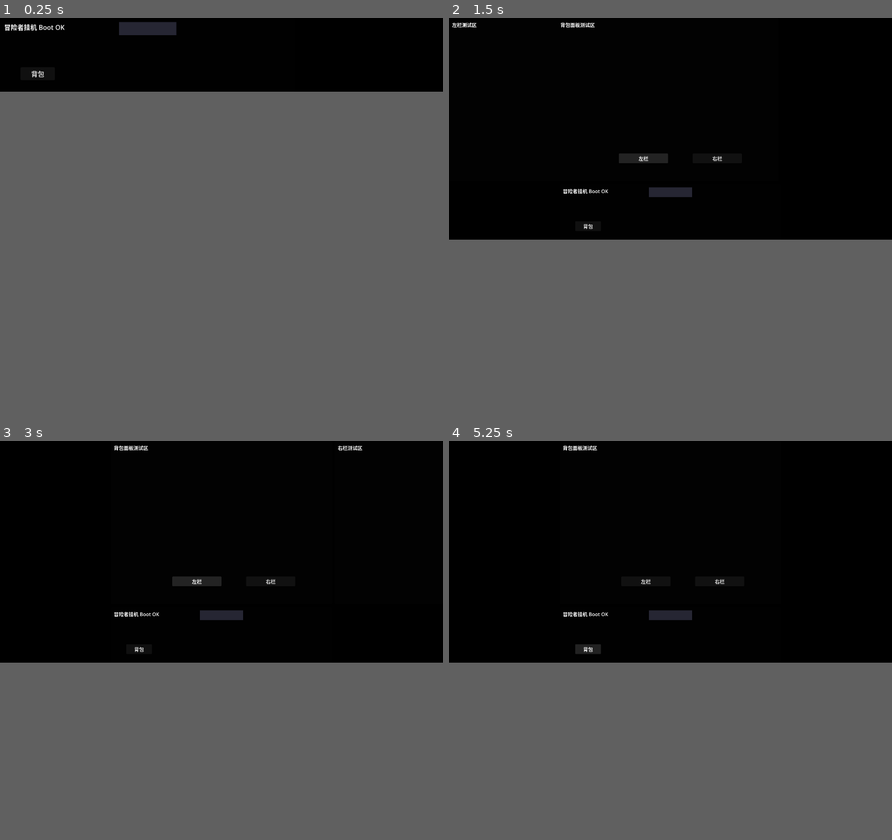
Above: before the commit, frames 1-4 (two rows, left to right).
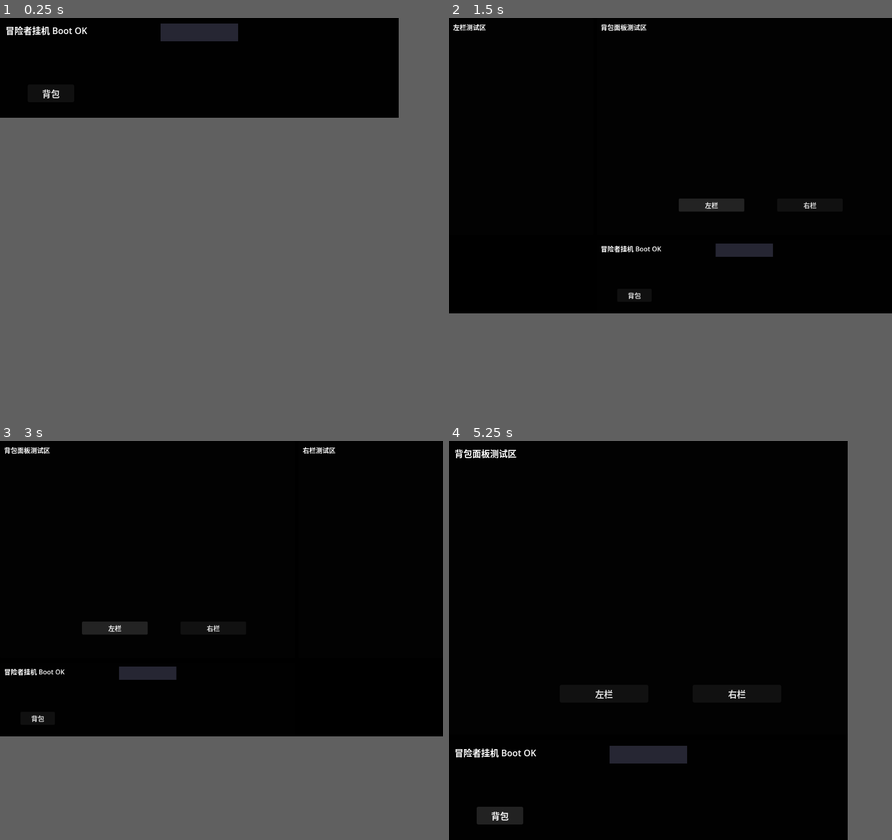
Above: after the commit, the same moments.

Repository: xiaowei2016/roguefall
Game: Godot game, scene res://scenes/main.tscn
Same seed, same stepped clock (60 frames per second), same inputs: the game is played once before the commit and once after it.
Inputs:
- Up to frame 1 (0.25 s): no input
- Up to frame 2 (1.5 s): click "背包" at 0.5 s; click "左栏" at 1.25 s
- Up to frame 3 (3 s): click "右栏" at 2 s; click "左栏" at 2.75 s
- Up to frame 4 (5.25 s): click "右栏" at 3.5 s; click "背包" at 4.25 s; click "背包" at 5 s
In frame 1 the window is 800x133 before the commit and 720x180 after it. Grey fills any space a smaller window leaves; there, only what the larger window draws over its background counts as a difference.

The runs differ from the first frame. In frame 1, 1.4% of the frame differs, in the area x 1-54%, y 0-21%; in frame 2, 2.0%; in frame 3, 2.0%; in frame 4, 2.3%, in the area x 1-67%, y 1-97%.

Commit message:
fix: align native dock layout with battle bar

Diff:
--- a/scripts/main.gd
+++ b/scripts/main.gd
@@ -1,25 +1,13 @@
 extends Control
 
-# 布局常量
-const _LEFT_W := 352
-const _LEFT_H := 530
-const _CENTER_W := 720
-const _CENTER_H := 530
-const _RIGHT_W := 352
-const _RIGHT_H := 530
+# === 统一布局常量 ===
 const _BATTLE_W := 720
 const _BATTLE_H := 180
-const _GAP_H := 8
-const _GAP_V := 10
-const _FULL_W := 1440  # _LEFT_W + _RIGHT_W + _CENTER_W + 2*_GAP_H
-const _FULL_H := 720  # _LEFT_H + _BATTLE_H + _GAP_V
-const _COMPACT_W := 1080
-const _COMPACT_H := 180
-
-const _CENTER_X := _LEFT_W + _GAP_H
-const _RIGHT_X := _CENTER_X + _CENTER_W + _GAP_H
-const _BATTLE_X := _LEFT_W + _GAP_H
-const _BATTLE_Y := _LEFT_H + _GAP_V
+const _PANEL_W := 352
+const _PANEL_H := 540
+const _CENTER_W := 720
+const _CENTER_H := 540
+const _GAP := 8
 
 enum Mode { BATTLE_ONLY, CENTER_BATTLE, LEFT_CENTER_BATTLE, CENTER_RIGHT_BATTLE, FULL }
 
@@ -34,7 +22,7 @@
 	win.always_on_top = true
 	win.unresizable = true
 	win.transparent = true
-	win.size = Vector2i(_COMPACT_W, _COMPACT_H)
+	win.size = Vector2i(_BATTLE_W, _BATTLE_H)
 	win.position = Vector2i(100, 100)
 	win.mouse_passthrough = false
 
@@ -45,135 +33,191 @@
 
 	# 初始化
 	_apply_passthrough()
+	_log_layout()
 	print("冒险者挂机 Boot OK")
 
 
-# --- 原生 polygon：每个模式生成真实 PackedVector2Array ---
+# === Polygon：从可见 Control 的 Rect2 推导，禁止魔法数字 ===
 func _apply_passthrough() -> void:
-	var poly: PackedVector2Array
-
-	match _current_mode:
-		Mode.BATTLE_ONLY:
-			# BattleBar (0,0)-(BATTLE_W,BATTLE_H) 在紧凑窗口中
-			poly = PackedVector2Array([
-				Vector2(0, 0),
-				Vector2(_BATTLE_W, 0),
-				Vector2(_BATTLE_W, _BATTLE_H),
-				Vector2(0, _BATTLE_H),
+	var panel_root := $PanelRoot
+	var rects: Array[Rect2] = []
+
+	for name in ["LeftPanel", "CenterPanel", "RightPanel", "BattleBar"]:
+		var p := panel_root.get_node(name) as Control
+		if p and p.visible:
+			rects.append(Rect2(p.position, p.size))
+
+	var poly := _rects_to_polygon(rects)
+	get_window().mouse_passthrough_polygon = poly
+
+
+func _rects_to_polygon(rects: Array[Rect2]) -> PackedVector2Array:
+	if rects.is_empty():
+		return PackedVector2Array()
+
+	# 单矩形
+	if rects.size() == 1:
+		var r := rects[0]
+		return PackedVector2Array([
+			r.position,
+			Vector2(r.end.x, r.position.y),
+			r.end,
+			Vector2(r.position.x, r.end.y),
+		])
+
+	# 两矩形且对齐（矩形叠加）：如 CenterBattle
+	if rects.size() == 2:
+		var r1 := rects[0]
+		var r2 := rects[1]
+		if is_equal_approx(r1.position.x, r2.position.x) and is_equal_approx(r1.size.x, r2.size.x):
+			var m := r1.merge(r2)
+			return PackedVector2Array([
+				m.position,
+				Vector2(m.end.x, m.position.y),
+				m.end,
+				Vector2(m.position.x, m.end.y),
 			])
-		Mode.CENTER_BATTLE:
-			# CenterPanel + BattleBar 720×720 @ (_CENTER_X,0)
-			poly = PackedVector2Array([
-				Vector2(_CENTER_X, 0),
-				Vector2(_CENTER_X + _CENTER_W, 0),
-				Vector2(_CENTER_X + _CENTER_W, _FULL_H),
-				Vector2(_CENTER_X, _FULL_H),
-			])
-		Mode.LEFT_CENTER_BATTLE:
-			# 左栏+中栏+底部中间的 L/T 形
-			var center_right := _LEFT_W + _CENTER_W   # 1072
-			var battle_right := _BATTLE_X + _BATTLE_W  # 1080
-			poly = PackedVector2Array([
-				Vector2(0, 0),
-				Vector2(center_right, 0),
-				Vector2(center_right, _LEFT_H),
-				Vector2(battle_right, _LEFT_H),
-				Vector2(battle_right, _FULL_H),
-				Vector2(_BATTLE_X, _FULL_H),
-				Vector2(_BATTLE_X, _LEFT_H),
-				Vector2(0, _LEFT_H),
-			])
-		Mode.CENTER_RIGHT_BATTLE:
-			# 中栏+右栏+底部中间的 L/T 形
-			var battle_right := _BATTLE_X + _BATTLE_W  # 1080
-			poly = PackedVector2Array([
-				Vector2(_CENTER_X, 0),
-				Vector2(_FULL_W, 0),
-				Vector2(_FULL_W, _LEFT_H),
-				Vector2(battle_right, _LEFT_H),
-				Vector2(battle_right, _FULL_H),
-				Vector2(_CENTER_X, _FULL_H),
-			])
-		Mode.FULL:
-			# 三栏顶部 + 底部中间战斗条的 T 形
-			# 形状等价: [(0,0),(1440,0),(1440,540),(1080,540),(1080,720),(360,720),(360,540),(0,540)]
-			var battle_right := _BATTLE_X + _BATTLE_W  # 1080
-			poly = PackedVector2Array([
-				Vector2(0, 0),
-				Vector2(_FULL_W, 0),
-				Vector2(_FULL_W, _BATTLE_Y),
-				Vector2(battle_right, _BATTLE_Y),
-				Vector2(battle_right, _FULL_H),
-				Vector2(_BATTLE_X, _FULL_H),
-				Vector2(_BATTLE_X, _BATTLE_Y),
-				Vector2(0, _BATTLE_Y),
-			])
-
-	get_window().mouse_passthrough_polygon = poly
-
-	# 日志打印 polygon_points
-	var pts: Array[String] = []
-	for v in poly:
-		pts.append("(%d,%d)" % [int(v.x), int(v.y)])
-	print("PASSTHROUGH mode=%d size=%s polygon_points=[%s]" % [
-		_current_mode, get_window().size, ", ".join(pts)
+
+	# 3+ 矩形：从 panel rects 推导 T/L 形轮廓
+	var merged := rects[0]
+	for i in range(1, rects.size()):
+		merged = merged.merge(rects[i])
+
+	# 战斗条在面板下方居中 → 多边形有底部凹槽
+	var bb := $PanelRoot/BattleBar as Control
+	var bar_left := bb.position.x
+	var bar_right := bb.position.x + bb.size.x
+	var bar_top := bb.position.y
+
+	var lx := merged.position.x
+	var rx := merged.end.x
+	var ty := merged.position.y
+	var by := merged.end.y
+
+	return PackedVector2Array([
+		Vector2(lx, ty),             # 左上
+		Vector2(rx, ty),             # 右上
+		Vector2(rx, bar_top),        # 右侧凹槽上沿
+		Vector2(bar_right, bar_top), # 战斗条右上
+		Vector2(bar_right, by),      # 战斗条右下
+		Vector2(bar_left, by),       # 战斗条左下
+		Vector2(bar_left, bar_top),  # 战斗条左上
+		Vector2(lx, bar_top),        # 左侧凹槽上沿
 	])
 
 
-# --- 模式切换 ---
+# === 屏幕边界限制 ===
+func _clamp_to_screen() -> void:
+	var win := get_window()
+	var screen_i := win.current_screen
+	var screen := DisplayServer.screen_get_usable_rect(screen_i)
+	var pos := win.get_position()
+	var sz := win.get_size()
+
+	var min_x := screen.position.x
+	var max_x := screen.position.x + screen.size.x - sz.x
+	var min_y := screen.position.y
+	var max_y := screen.position.y + screen.size.y - sz.y
+
+	pos.x = clampi(pos.x, min_x, max_x)
+	pos.y = clampi(pos.y, min_y, max_y)
+
+	win.position = pos
+
+
+# === 模式切换 ===
 func _apply_mode(mode: Mode) -> void:
 	_current_mode = mode
 	var win := get_window()
-	var panel_root := $PanelRoot
-	var left := panel_root.get_node("LeftPanel")
-	var center := panel_root.get_node("CenterPanel")
-	var right := panel_root.get_node("RightPanel")
-	var battle := panel_root.get_node("BattleBar")
+	var left := $PanelRoot/LeftPanel
+	var center := $PanelRoot/CenterPanel
+	var right := $PanelRoot/RightPanel
+	var battle := $PanelRoot/BattleBar
 
 	match mode:
 		Mode.BATTLE_ONLY:
-			win.size = Vector2i(_COMPACT_W, _COMPACT_H)
+			win.size = Vector2i(_BATTLE_W, _BATTLE_H)
 			left.visible = false
 			center.visible = false
 			right.visible = false
 			battle.position = Vector2(0, 0)
+
 		Mode.CENTER_BATTLE:
-			win.size = Vector2i(_FULL_W, _FULL_H)
+			win.size = Vector2i(_CENTER_W, _CENTER_H + _BATTLE_H)
 			left.visible = false
 			center.visible = true
+			center.position = Vector2(0, 0)
 			right.visible = false
-			center.position = Vector2(_CENTER_X, 0)
-			battle.position = Vector2(_BATTLE_X, _BATTLE_Y)
+			battle.position = Vector2(0, _CENTER_H)
+
 		Mode.LEFT_CENTER_BATTLE:
-			win.size = Vector2i(_FULL_W, _FULL_H)
+			# center.x = PANEL_W + GAP = 360
+			var cx := _PANEL_W + _GAP
+			win.size = Vector2i(cx + _CENTER_W, _CENTER_H + _BATTLE_H)
 			left.visible = true
-			center.visible = true
+			left.position = Vector2(0, 0)
+			center.visible = true
+			center.position = Vector2(cx, 0)
 			right.visible = false
+			battle.position = Vector2(cx, _CENTER_H)
+
+		Mode.CENTER_RIGHT_BATTLE:
+			var rw := _CENTER_W + _GAP + _PANEL_W  # 1080
+			win.size = Vector2i(rw, _CENTER_H + _BATTLE_H)
+			left.visible = false
+			center.visible = true
+			center.position = Vector2(0, 0)
+			right.visible = true
+			right.position = Vector2(_CENTER_W + _GAP, 0)
+			battle.position = Vector2(0, _CENTER_H)
+
+		Mode.FULL:
+			var cx := _PANEL_W + _GAP  # 360
+			var rx := cx + _CENTER_W + _GAP  # 1088
+			win.size = Vector2i(rx + _PANEL_W, _CENTER_H + _BATTLE_H)
+			left.visible = true
 			left.position = Vector2(0, 0)
-			center.position = Vector2(_LEFT_W, 0)
-			battle.position = Vector2(_BATTLE_X, _BATTLE_Y)
-		Mode.CENTER_RIGHT_BATTLE:
-			win.size = Vector2i(_FULL_W, _FULL_H)
-			left.visible = false
-			center.visible = true
+			center.visible = true
+			center.position = Vector2(cx, 0)
 			right.visible = true
-			center.position = Vector2(_CENTER_X, 0)
-			right.position = Vector2(_RIGHT_X, 0)
-			battle.position = Vector2(_BATTLE_X, _BATTLE_Y)
-		Mode.FULL:
-			win.size = Vector2i(_FULL_W, _FULL_H)
-			left.visible = true
-			center.visible = true
-			right.visible = true
-			left.position = Vector2(0, 0)
-			center.position = Vector2(_CENTER_X, 0)
-			right.position = Vector2(_RIGHT_X, 0)
-			battle.position = Vector2(_BATTLE_X, _BATTLE_Y)
+			right.position = Vector2(rx, 0)
+			battle.position = Vector2(cx, _CENTER_H)
 
 	_apply_passthrough()
-
-
-# --- 按钮回调 ---
+	_clamp_to_screen()
+	_log_layout()
+
+
+# === 布局日志 ===
+func _log_layout() -> void:
+	var win := get_window()
+	var left := $PanelRoot/LeftPanel
+	var center := $PanelRoot/CenterPanel
+	var right := $PanelRoot/RightPanel
+	var battle := $PanelRoot/BattleBar
+
+	var parts: Array[String] = []
+	parts.append("mode=%d" % _current_mode)
+	parts.append("window_size=(%d,%d)" % [win.size.x, win.size.y])
+	parts.append("BattleBar=(%d,%d,%d,%d)" % [int(battle.position.x), int(battle.position.y), int(battle.size.x), int(battle.size.y)])
+	if center.visible:
+		parts.append("CenterPanel=(%d,%d,%d,%d)" % [int(center.position.x), int(center.position.y), int(center.size.x), int(center.size.y)])
+	if left.visible:
+		parts.append("LeftPanel=(%d,%d,%d,%d)" % [int(left.position.x), int(left.position.y), int(left.size.x), int(left.size.y)])
+	if right.visible:
+		parts.append("RightPanel=(%d,%d,%d,%d)" % [int(right.position.x), int(right.position.y), int(right.size.x), int(right.size.y)])
+
+	# Polygon
+	var poly := get_window().mouse_passthrough_polygon
+	var pts: Array[String] = []
+	for v in poly:
+		pts.append("(%d,%d)" % [int(v.x), int(v.y)])
+	parts.append("polygon_points=[%s]" % ", ".join(pts))
+
+	print("LAYOUT %s" % " | ".join(parts))
+
+
+# === 按钮回调 ===
 func _on_bag_button_pressed() -> void:
 	if _current_mode == Mode.BATTLE_ONLY:
 		_apply_mode(Mode.CENTER_BATTLE)
Not shown, added: scripts/native_drag_zone.gd.uid
